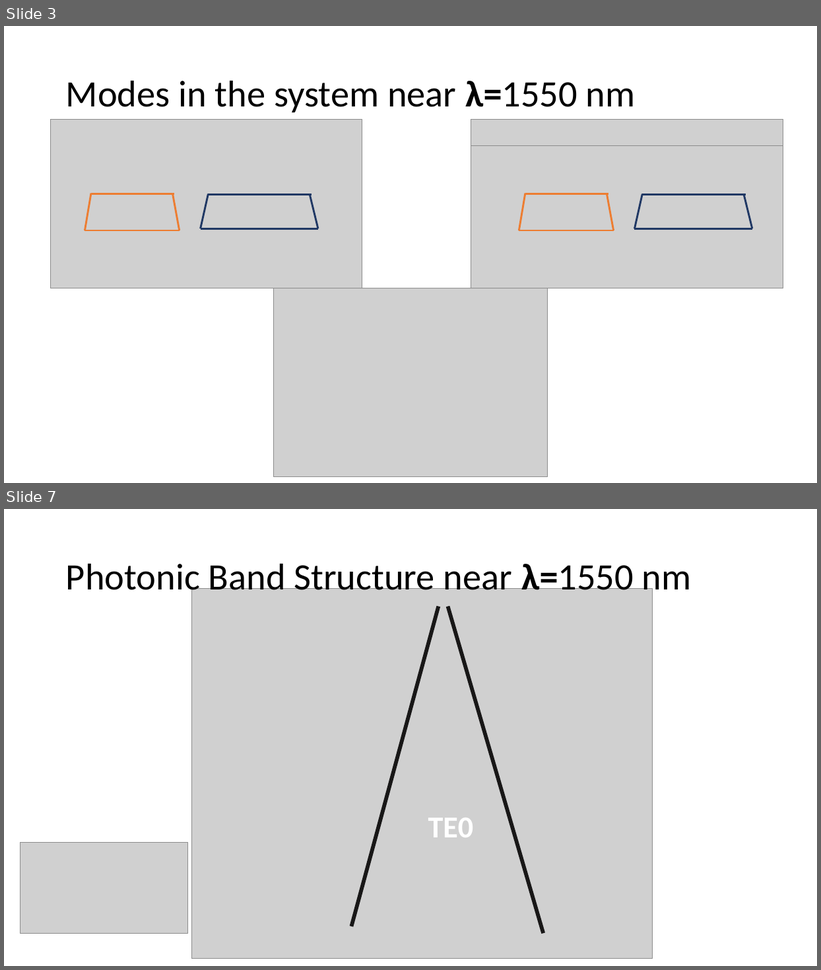
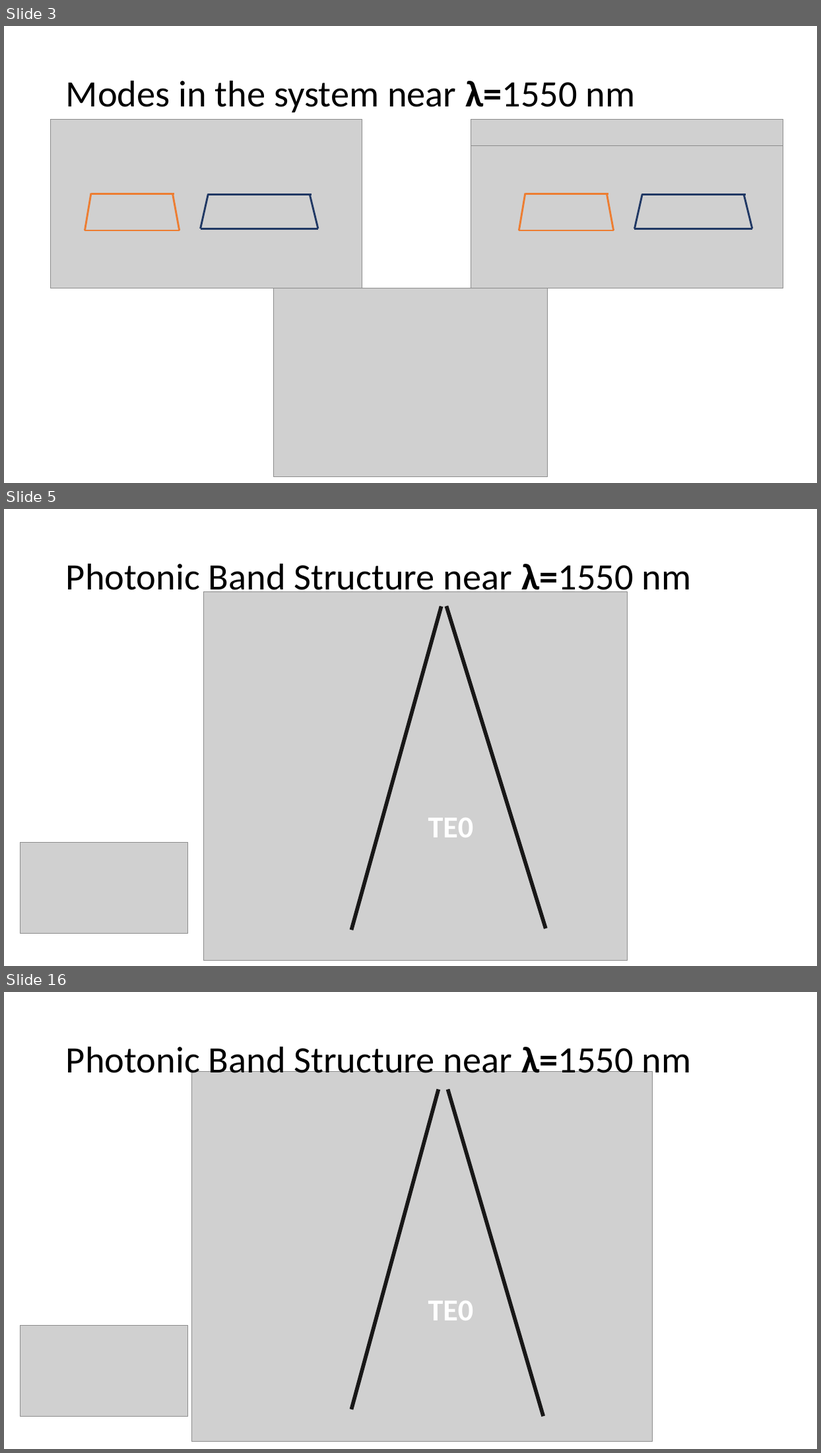
Before and after one commit to mustafacc/SiEPIC_Photonics_Package, a slide deck: SiEPIC_Photonics_Package/solvers_simulators/lumerical_tutorials/ContraDC_tutorial/Bandstructure/example/Understandating Contra-directional couplers photonic band diagrams.pptx. Shown one above the other, each under a label of ours: slides 3 and 7 before the commit, slides 3, 5 and 16 after it; the slides between them are not shown. The pictures are 821x970 and 821x1453 pixels, drawn with LibreOffice and Linux fonts; fonts in the diff are those of the drawing; grey boxes stand for pictures. Boxes give left, top, right and bottom in pixels: in the first picture for what was removed or moved away, otherwise in the second. Text is boxed around its words. In the diff, an @@ line names an element or a change of style, - is before the commit and + after.

```diff
--- a/SiEPIC_Photonics_Package/solvers_simulators/lumerical_tutorials/ContraDC_tutorial/Bandstructure/example/Understandating Contra-directional couplers photonic band diagrams.pptx
+++ b/SiEPIC_Photonics_Package/solvers_simulators/lumerical_tutorials/ContraDC_tutorial/Bandstructure/example/Understandating Contra-directional couplers photonic band diagrams.pptx
@@ slide 5 added at [4,509,817,966], background #FFFFFF @@
@@ title added at [66,563,692,598], 44 pt, text #000000 @@
+Photonic Band Structure near λ=1550 nm
@@ picture added at [204,592,628,961] @@
@@ line added from (442, 607) to (352, 931), #181717 4.5 pt @@
@@ line added from (447, 606) to (546, 929), #181717 4.5 pt @@
@@ text added at [428,818,474,838], 36 pt, text #FFFFFF, bold @@
+TE0
@@ picture added at [20,843,187,933] @@
@@ what was slide 7 is now slide 16 @@
```
Also in this commit, not shown: 4 slides changed, 8 other slides added, 1 other file.
